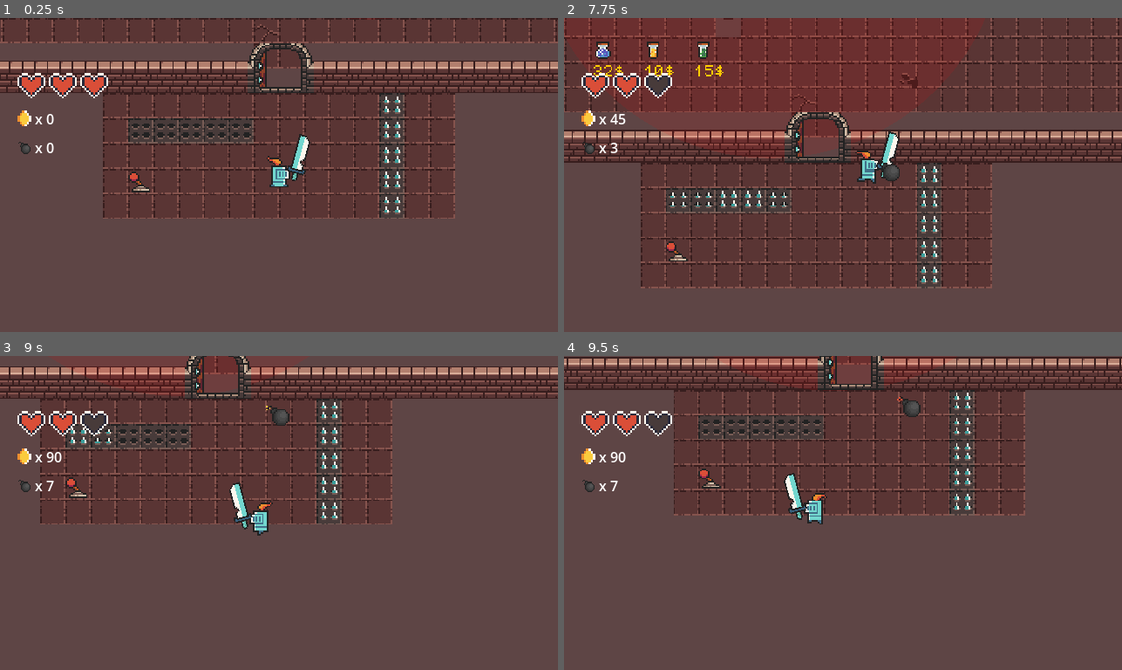
Above: before the commit, frames 1-4 (two rows, left to right).
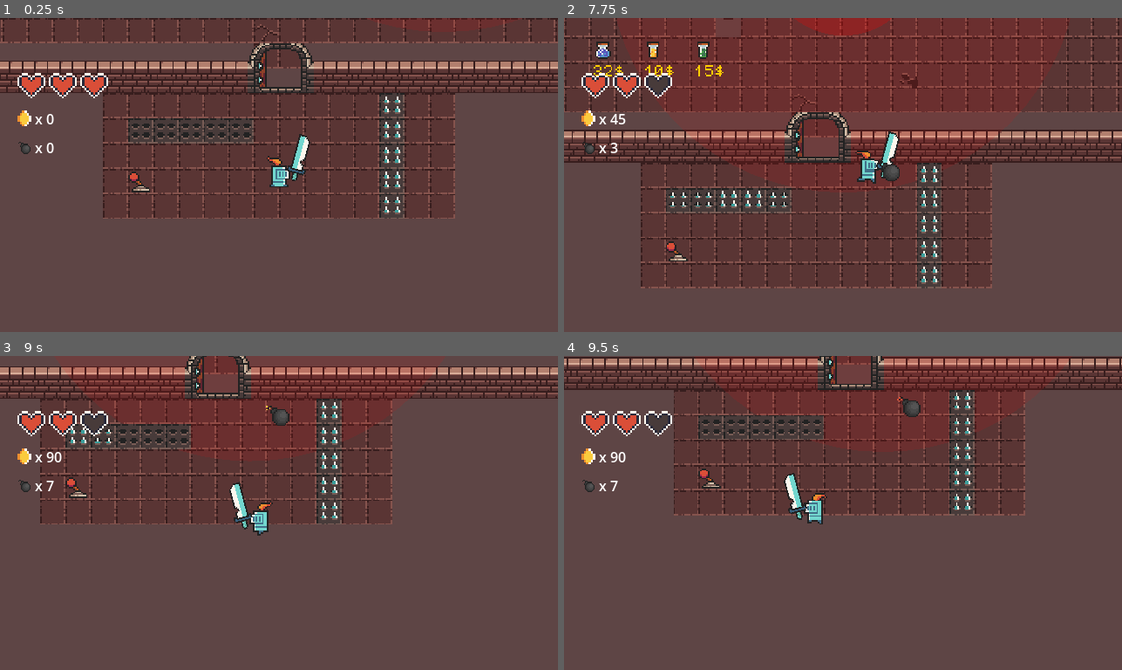
Above: after the commit, the same moments.

Repository: dadifr/Mobile_comp_Godot
Game: Godot game, scene res://scenes/world.tscn
The game is run twice, just before and just after one commit, with the same random seed, the same clock (stepped at 60 frames per second) and the same inputs. This scene is started directly instead of the project's main scene.
Inputs:
- Up to frame 1 (0.25 s): no input
- Up to frame 2 (7.75 s): tap Enter at 0.5 s; hold Right (ui_right) 0.53-1.28 s; tap Space (attack) at 0.6, 5.1 s; hold Down (ui_down) 1.28-2.03 s; tap Shift (dash) at 1.35, 5.85 s; hold Right (ui_right) 2.03-2.78 s; tap F (interact) at 2.1, 6.6 s; hold Up (ui_up) 2.78-3.53 s; tap E (place_bomb) at 2.85, 7.35 s; hold M 3.53-4.28 s; hold Left (ui_left) 3.53-5.03 s; tap B at 4.35 s; hold Down (ui_down) 5.03-5.78 s; hold Right (ui_right) 5.78-6.53 s; hold Up (ui_up) 6.53-7.28 s; hold Right (ui_right) from 7.28 s (still down)
- Up to frame 3 (9 s): release Right (ui_right) at 8.03 s; hold Down (ui_down) 8.03-8.78 s; hold M 8.03-8.78 s; hold Left (ui_left) from 8.78 s (still down); tap B at 8.85 s
- Up to frame 4 (9.5 s): keep holding Left (ui_left)

The runs differ from the first frame. In frame 2, 0.7% of the frame differs, in the area x 41-59%, y 0-6%; in frame 3, less than 0.1%; in frame 4, less than 0.1%.

Commit message:
particelle ogre
da finire

Diff:
--- a/scenes/png/ogre.tscn
+++ b/scenes/png/ogre.tscn
@@ -89,6 +89,20 @@
 [sub_resource type="CircleShape2D" id="CircleShape2D_2qqqj"]
 radius = 28.01785
 
+[sub_resource type="ParticleProcessMaterial" id="ParticleProcessMaterial_2qqqj"]
+particle_flag_disable_z = true
+emission_shape = 6
+emission_ring_axis = Vector3(0, 0, 1)
+emission_ring_height = 0.0
+emission_ring_radius = 25.69
+emission_ring_inner_radius = 27.5
+emission_ring_cone_angle = 90.0
+orbit_velocity_min = 0.5180001
+orbit_velocity_max = 2.0000002
+gravity = Vector3(0, 0, 0)
+linear_accel_min = -2.2351742e-06
+linear_accel_max = -2.2351742e-06
+
 [node name="ogre" type="CharacterBody2D"]
 script = ExtResource("1_2qqqj")
 speed = 30.0
@@ -113,5 +127,9 @@
 [node name="AuraDanno" type="Area2D" parent="."]
 
 [node name="CollisionShape2D" type="CollisionShape2D" parent="AuraDanno"]
-position = Vector2(0, 10)
 shape = SubResource("CircleShape2D_2qqqj")
+
+[node name="GPUParticles2D" type="GPUParticles2D" parent="AuraDanno"]
+visible = false
+amount = 40
+process_material = SubResource("ParticleProcessMaterial_2qqqj")
--- a/scenes/world.tscn
+++ b/scenes/world.tscn
@@ -526,7 +526,7 @@
 position = Vector2(980, 110)
 
 [node name="Creeper" parent="DungeonRoom/Enemies" index="5" groups=["enemies"] instance=ExtResource("15_7iits")]
-position = Vector2(975, 66)
+position = Vector2(883, 329)
 coin_scene = ExtResource("8_w7kh3")
 potionH_scene = ExtResource("9_o8fc1")
 potion_chance = 0.7
@@ -539,7 +539,7 @@
 position = Vector2(773, 174)
 
 [node name="ogre" parent="DungeonRoom/Enemies" index="8" groups=["enemies"] instance=ExtResource("24_x2olw")]
-position = Vector2(426, 219)
+position = Vector2(473, 227)
 motion_mode = 1
 
 [node name="demone" parent="DungeonRoom/Enemies" index="9" groups=["enemies"] instance=ExtResource("25_ggc52")]
Not shown: 1 places in scenes/png/ogre.tscn that only renumber resources
